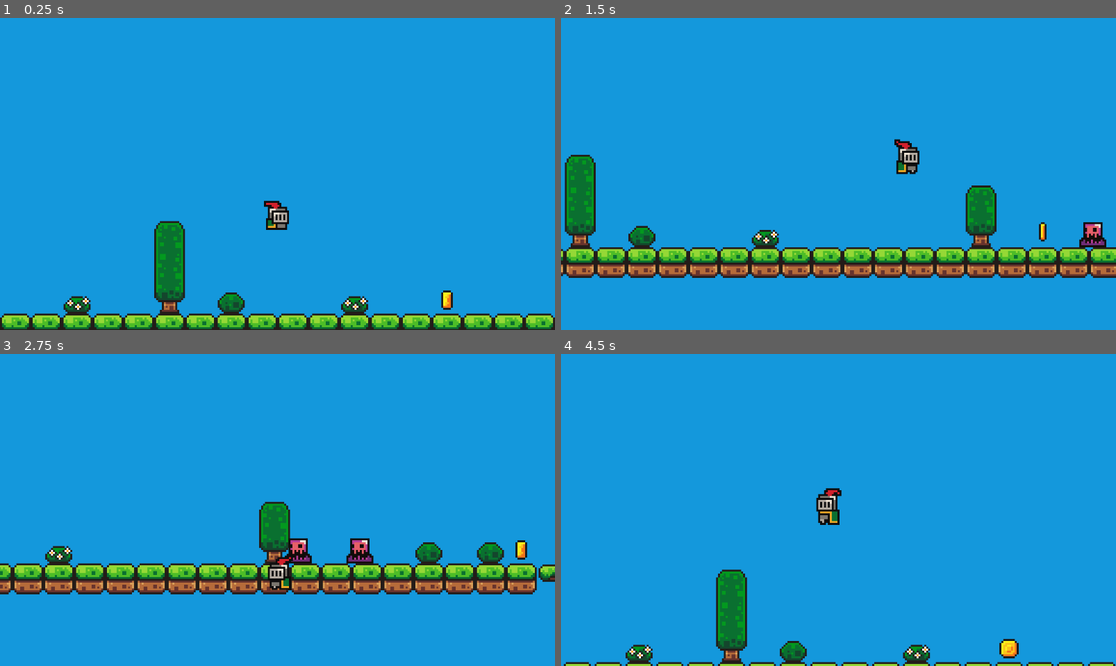
Above: before the commit, frames 1-4 (two rows, left to right).
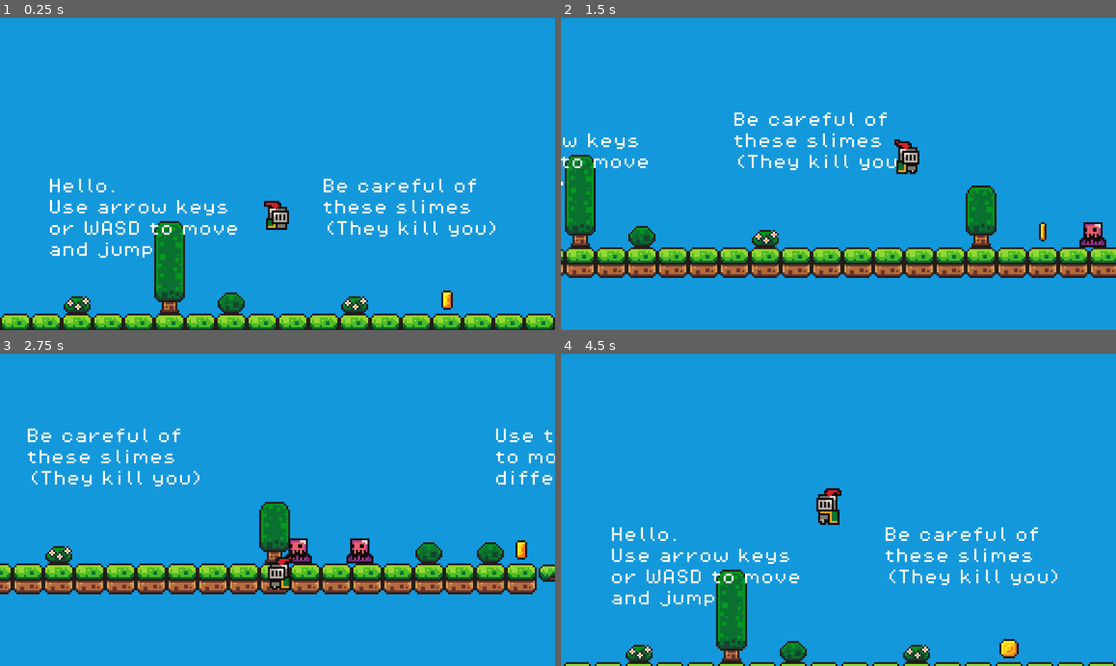
Above: after the commit, the same moments.

Repository: DivyaRasania/rip-off-mario
Game: Godot game, scene res://scenes/game.tscn
Same seed, same stepped clock (60 frames per second), same inputs: the game is played once before the commit and once after it.
Inputs:
- Up to frame 1 (0.25 s): no input
- Up to frame 2 (1.5 s): hold D (move_right) from 0.53 s (still down); tap Space (jump) at 0.6, 0.77, 1.07, 1.35 s
- Up to frame 3 (2.75 s): tap Space (jump) at 1.52, 1.82, 2.1 s; release D (move_right) at 2.03 s; hold A (move_left) from 2.03 s (still down)
- Up to frame 4 (4.5 s): release A (move_left) at 2.78 s; hold D (move_right) 2.78-4.28 s; tap Space (jump) at 2.85, 3.02, 3.32, 3.6, 3.77, 4.07, 4.35 s; hold A (move_left) from 4.28 s (still down)

The runs differ from the first frame. In frame 1, 2.3% of the frame differs, in the area x 9-90%, y 51-77%; in frame 2, 1.4%; in frame 3, 1.5%; in frame 4, 2.4%, in the area x 9-90%, y 55-81%.

Commit message:
Added text labels to help new players

Diff:
--- a/scenes/game.tscn
+++ b/scenes/game.tscn
@@ -9,6 +9,7 @@
 [ext_resource type="PackedScene" uid="uid://bonj6smdnro1f" path="res://scenes/killzone.tscn" id="7_260ii"]
 [ext_resource type="PackedScene" uid="uid://jb0bvea5lu1v" path="res://scenes/invisible_block.tscn" id="8_8nq6g"]
 [ext_resource type="PackedScene" uid="uid://fhe53yutx4lb" path="res://scenes/slime.tscn" id="8_hs8ya"]
+[ext_resource type="FontFile" uid="uid://bgeoqkn23pvau" path="res://assets/fonts/PixelOperator8.ttf" id="10_agsd5"]
 
 [sub_resource type="TileSetAtlasSource" id="TileSetAtlasSource_e27gw"]
 texture = ExtResource("1_qgrfk")
@@ -441,3 +442,59 @@
 
 [node name="CollisionShape2D" type="CollisionShape2D" parent="Killzone"]
 shape = SubResource("WorldBoundaryShape2D_u6y3c")
+
+[node name="Labels" type="Node" parent="."]
+
+[node name="Label" type="Label" parent="Labels"]
+offset_left = -119.0
+offset_top = 10.0
+offset_right = -20.0
+offset_bottom = 51.0
+theme_override_fonts/font = ExtResource("10_agsd5")
+theme_override_font_sizes/font_size = 8
+text = "Hello.
+Use arrow keys
+or WASD to move
+and jump"
+
+[node name="Label2" type="Label" parent="Labels"]
+offset_left = 23.0
+offset_top = 10.0
+offset_right = 116.0
+offset_bottom = 40.0
+theme_override_fonts/font = ExtResource("10_agsd5")
+theme_override_font_sizes/font_size = 8
+text = "Be careful of
+these slimes
+(They kill you)"
+
+[node name="Label3" type="Label" parent="Labels"]
+offset_left = 266.0
+offset_top = 10.0
+offset_right = 383.0
+offset_bottom = 40.0
+theme_override_fonts/font = ExtResource("10_agsd5")
+theme_override_font_sizes/font_size = 8
+text = "Use these platform
+to move around
+different islands"
+
+[node name="Label4" type="Label" parent="Labels"]
+offset_left = 790.0
+offset_top = 10.0
+offset_right = 891.0
+offset_bottom = 40.0
+theme_override_fonts/font = ExtResource("10_agsd5")
+theme_override_font_sizes/font_size = 8
+text = "Don't overthink.
+just go right
+ahead"
+
+[node name="Label5" type="Label" parent="Labels"]
+offset_left = 2103.0
+offset_top = -38.0
+offset_right = 2204.0
+offset_bottom = -30.0
+theme_override_fonts/font = ExtResource("10_agsd5")
+theme_override_font_sizes/font_size = 8
+text = "Wait a second..."
--- a/scenes/player.tscn
+++ b/scenes/player.tscn
@@ -231,7 +231,7 @@
 sprite_frames = SubResource("SpriteFrames_ekvrq")
 animation = &"jump"
 autoplay = "idle"
-frame_progress = 0.513771
+frame_progress = 0.150983
 
 [node name="CollisionShape2D" type="CollisionShape2D" parent="."]
 position = Vector2(0, -6)
Not shown: 1 places in scenes/game.tscn that only renumber resources
